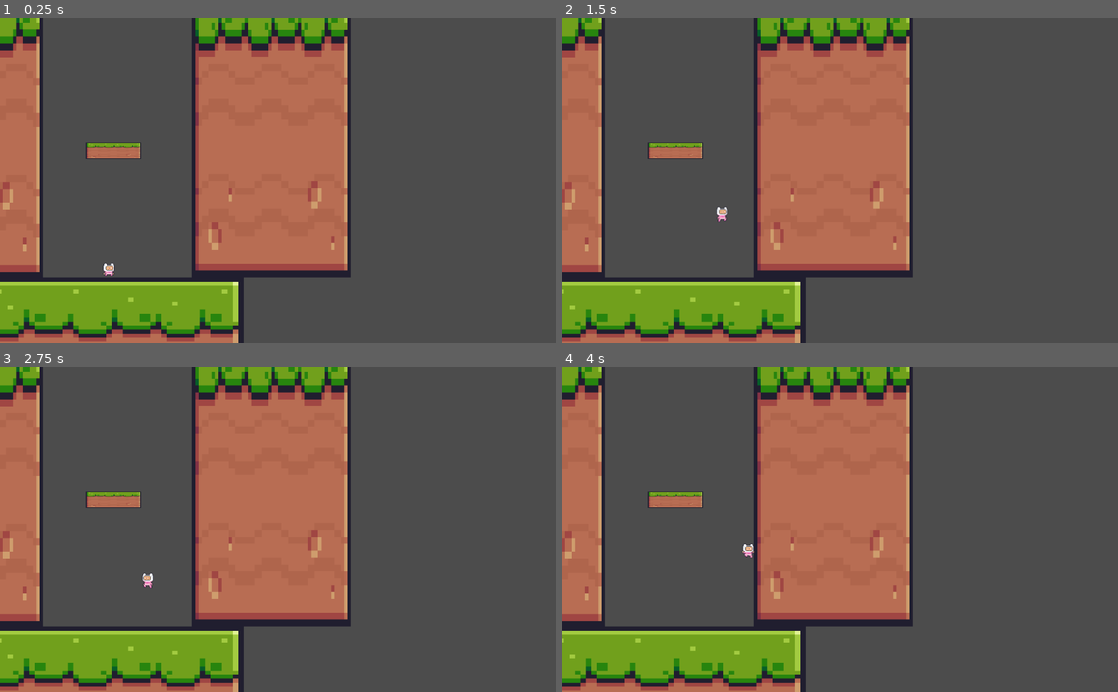
Above: before the commit, frames 1-4 (two rows, left to right).
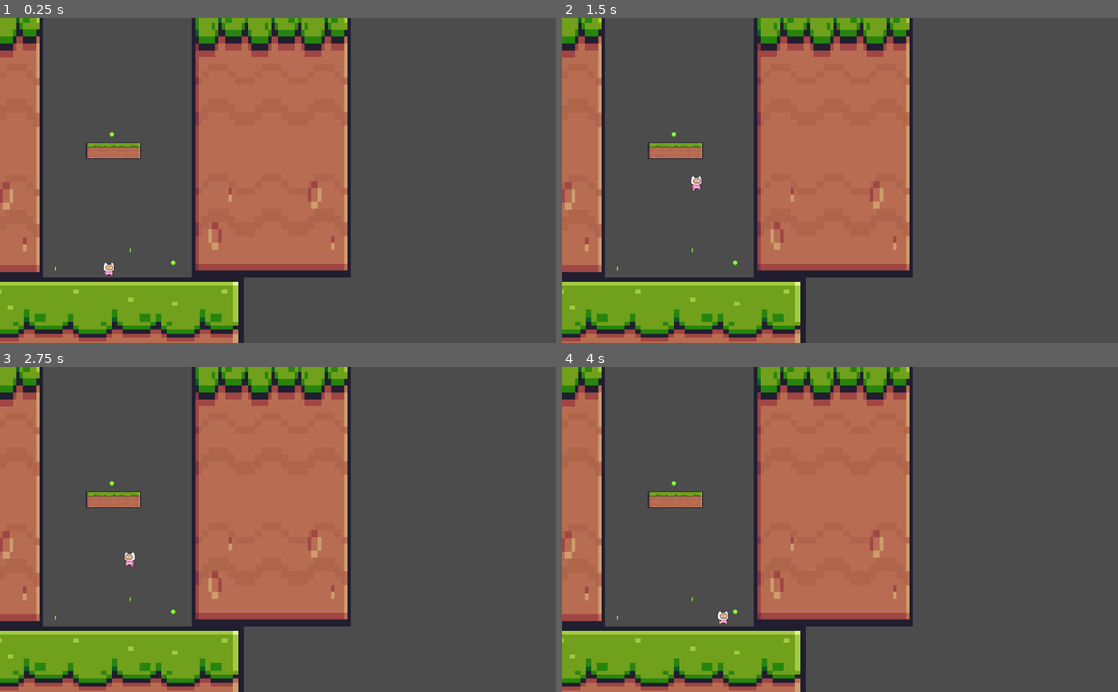
Above: after the commit, the same moments.

Repository: BenStynes/FYP-Defered-edition
Game: Godot game, scene res://Node2D.tscn
Two runs of this game, one before a commit and one after it. Both use one fixed random seed, a clock stepped at 60 frames per second and the inputs below.
Inputs:
- Up to frame 1 (0.25 s): no input
- Up to frame 2 (1.5 s): hold D (right) from 0.53 s (still down); tap Space (jump) at 0.6, 0.77, 1.07, 1.35 s
- Up to frame 3 (2.75 s): tap Space (jump) at 1.52, 1.82, 2.1 s; release D (right) at 2.03 s; hold A (left) from 2.03 s (still down)
- Up to frame 4 (4 s): release A (left) at 2.78 s; hold D (right) from 2.78 s (still down); tap Space (jump) at 2.85, 3.02, 3.32, 3.6, 3.77 s

The runs differ from the first frame. In frame 1, less than 0.1% of the frame differs, in the area x 9-32%, y 35-79%; in frame 2, 0.2%; in frame 3, 0.2%, in the area x 9-32%, y 35-78%; in frame 4, 0.2%.
Error after the commit: Parse Error: Variable "Animation" shadows a native class. (res://Collectable.gd:3)

Commit message:
Worked on level up implemented it based of collectibles,  majority of mechanics completed

Diff:
--- /dev/null
+++ b/Collectable.gd
@@ -0,0 +1,26 @@
+extends Area2D
+
+onready var Animation = $Coin/AnimationPlayer
+
+# Declare member variables here. Examples:
+# var a = 2
+# var b = "text"
+
+
+# Called when the node enters the scene tree for the first time.
+func _ready():
+	pass # Replace with function body.
+
+
+# Called every frame. 'delta' is the elapsed time since the previous frame.
+func _process(delta):
+	Animation.play("Move")
+
+
+
+
+
+func _on_Collectable_body_entered(body):
+	queue_free() # Replace with function body.
+	if(body.has_method("levelUp")):
+		body.Collect()
--- /dev/null
+++ b/Collectable.tscn
@@ -0,0 +1,26 @@
+[gd_scene load_steps=5 format=2]
+
+[ext_resource path="res://Other/Dust Particle.png" type="Texture" id=1]
+[ext_resource path="res://Collectable.gd" type="Script" id=2]
+[ext_resource path="res://Move.tres" type="Animation" id=3]
+
+[sub_resource type="CircleShape2D" id=1]
+radius = 5.00853
+
+[node name="Collectable" type="Area2D"]
+position = Vector2( 0, 4.29212 )
+scale = Vector2( 0.990613, 1 )
+script = ExtResource( 2 )
+
+[node name="Coin" type="Sprite" parent="."]
+modulate = Color( 0.541176, 0.996078, 0.215686, 1 )
+texture = ExtResource( 1 )
+
+[node name="AnimationPlayer" type="AnimationPlayer" parent="Coin"]
+root_node = NodePath("../..")
+anims/Move = ExtResource( 3 )
+
+[node name="CollisionShape2D" type="CollisionShape2D" parent="."]
+shape = SubResource( 1 )
+
+[connection signal="body_entered" from="." to="." method="_on_Collectable_body_entered"]
--- /dev/null
+++ b/LevelUp.gd
@@ -0,0 +1,61 @@
+extends Popup
+
+onready var help =  $AnimationPlayer
+signal level(attribute)
+# Declare member variables here. Examples:
+# var a = 2
+# var b = "text"
+
+
+# Called when the node enters the scene tree for the first time.
+func _ready():
+	pass # Replace with function body.
+
+
+# Called every frame. 'delta' is the elapsed time since the previous frame.
+func _process(delta):
+	help.play("text")
+
+func _on_Label_button_up():
+	pass
+
+func _on_Label2_button_up():
+	pass
+
+func _on_Label3_button_up():
+	pass
+
+func _on_Label4_button_up():
+
+	pass
+
+func _on_Label5_button_up():
+	pass
+
+func _on_PopupPanel_about_to_show():
+	 get_tree().paused = true  # Replace with function body.
+
+
+func _on_Label4_pressed():
+	emit_signal("level",4) # Replace with function body.
+	get_tree().paused = false # Replace with function body. # Replace with function body.
+
+
+func _on_Label5_pressed():
+	emit_signal("level",5) # Replace with function body.
+	get_tree().paused = false
+
+
+func _on_Label2_pressed():
+	emit_signal("level",2) # Replace with function body.
+	get_tree().paused = false # Replace with function body.
+
+
+func _on_Label3_pressed():
+	emit_signal("level",3) # Replace with function body.
+	get_tree().paused = false
+
+
+func _on_Label_pressed():
+	emit_signal("level",1)#Replace with function body.
+	get_tree().paused = false
--- /dev/null
+++ b/LevelUp.tscn
@@ -0,0 +1,226 @@
+[gd_scene load_steps=18 format=2]
+
+[ext_resource path="res://levelup1.png" type="Texture" id=1]
+[ext_resource path="res://LevelUp.gd" type="Script" id=2]
+[ext_resource path="res://text.tres" type="Animation" id=3]
+
+[sub_resource type="StyleBoxTexture" id=19]
+
+[sub_resource type="Theme" id=18]
+TabContainer/colors/font_color_bg = Color( 0.69, 0.69, 0.69, 1 )
+TabContainer/colors/font_color_disabled = Color( 0.9, 0.9, 0.9, 0.2 )
+TabContainer/colors/font_color_fg = Color( 0.94, 0.94, 0.94, 1 )
+TabContainer/constants/hseparation = 4
+TabContainer/constants/label_valign_bg = 2
+TabContainer/constants/label_valign_fg = 0
+TabContainer/constants/side_margin = 8
+TabContainer/constants/top_margin = 24
+TabContainer/fonts/font = null
+TabContainer/icons/decrement = null
+TabContainer/icons/decrement_highlight = null
+TabContainer/icons/increment = null
+TabContainer/icons/increment_highlight = null
+TabContainer/icons/menu = null
+TabContainer/icons/menu_highlight = null
+TabContainer/styles/panel = SubResource( 19 )
+TabContainer/styles/tab_bg = null
+TabContainer/styles/tab_disabled = null
+TabContainer/styles/tab_fg = null
+
+[sub_resource type="StyleBoxTexture" id=20]
+texture = ExtResource( 1 )
+region_rect = Rect2( 0, 0, 1000, 1000 )
+modulate_color = Color( 1, 0.54902, 0.54902, 1 )
+
+[sub_resource type="Animation" id=22]
+length = 0.001
+tracks/0/type = "value"
+tracks/0/path = NodePath("Panel/GridContainer/Label:text")
+tracks/0/interp = 1
+tracks/0/loop_wrap = true
+tracks/0/imported = false
+tracks/0/enabled = true
+tracks/0/keys = {
+"times": PoolRealArray( 0 ),
+"transitions": PoolRealArray( 1 ),
+"update": 0,
+"values": [ "Str" ]
+}
+
+[sub_resource type="Theme" id=1]
+
+[sub_resource type="DynamicFontData" id=15]
+antialiased = false
+font_path = "res://Fonts/DigitalArcade.ttf"
+
+[sub_resource type="DynamicFont" id=16]
+size = 40
+font_data = SubResource( 15 )
+
+[sub_resource type="StyleBoxFlat" id=24]
+bg_color = Color( 1, 1, 1, 0.364706 )
+
+[sub_resource type="StyleBoxFlat" id=23]
+bg_color = Color( 0.180392, 0.0313726, 0.0313726, 0.537255 )
+
+[sub_resource type="StyleBoxTexture" id=17]
+
+[sub_resource type="DynamicFontData" id=5]
+antialiased = false
+font_path = "res://Fonts/DigitalArcade.ttf"
+
+[sub_resource type="DynamicFont" id=6]
+size = 27
+outline_size = 1
+outline_color = Color( 0, 0, 0, 1 )
+extra_spacing_top = -5
+extra_spacing_bottom = 2
+extra_spacing_char = 2
+extra_spacing_space = 1
+font_data = SubResource( 5 )
+
+[sub_resource type="StyleBoxEmpty" id=9]
+
+[sub_resource type="Theme" id=2]
+Button/colors/font_color = Color( 0.88, 0.88, 0.88, 1 )
+Button/colors/font_color_disabled = Color( 0.9, 0.9, 0.9, 0.2 )
+Button/colors/font_color_focus = Color( 0.94, 0.94, 0.94, 1 )
+Button/colors/font_color_hover = Color( 0.94, 0.94, 0.94, 1 )
+Button/colors/font_color_pressed = Color( 1, 1, 1, 1 )
+Button/constants/hseparation = 2
+Button/fonts/font = SubResource( 16 )
+Button/styles/disabled = null
+Button/styles/focus = SubResource( 24 )
+Button/styles/hover = SubResource( 23 )
+Button/styles/normal = SubResource( 17 )
+Button/styles/pressed = null
+Label/colors/font_color = Color( 0.74902, 0.996078, 0.0588235, 1 )
+Label/colors/font_color_shadow = Color( 0, 0, 0, 0 )
+Label/colors/font_outline_modulate = Color( 0.101961, 0.431373, 1, 1 )
+Label/constants/line_spacing = 3
+Label/constants/shadow_as_outline = 0
+Label/constants/shadow_offset_x = 1
+Label/constants/shadow_offset_y = 1
+Label/fonts/font = SubResource( 6 )
+Label/styles/normal = SubResource( 9 )
+
+[node name="PopupPanel" type="PopupPanel"]
+pause_mode = 2
+self_modulate = Color( 0.700472, 0.736232, 0.263768, 1 )
+margin_left = 3.0
+margin_top = 5.0
+margin_right = 188.0
+margin_bottom = 307.0
+theme = SubResource( 18 )
+custom_styles/panel = SubResource( 20 )
+script = ExtResource( 2 )
+
+[node name="AnimationPlayer" type="AnimationPlayer" parent="."]
+anims/RESET = SubResource( 22 )
+anims/text = ExtResource( 3 )
+
+[node name="Panel" type="Panel" parent="."]
+self_modulate = Color( 0, 0, 0, 0.458824 )
+margin_left = -1.0
+margin_right = 189.0
+margin_bottom = 308.0
+
+[node name="GridContainer" type="GridContainer" parent="Panel"]
+margin_left = 13.0
+margin_top = 31.0
+margin_right = 173.0
+margin_bottom = 271.0
+theme = SubResource( 1 )
+custom_constants/vseparation = 10
+custom_constants/hseparation = 100
+
+[node name="Label" type="Button" parent="Panel/GridContainer"]
+modulate = Color( 0.352941, 0.560784, 0, 1 )
+margin_right = 168.0
+margin_bottom = 40.0
+theme = SubResource( 2 )
+text = "Str"
+
+[node name="Label" type="Label" parent="Panel/GridContainer/Label"]
+margin_left = 19.0
+margin_top = 10.0
+margin_right = 139.0
+margin_bottom = 35.0
+text = "strength"
+percent_visible = 0.730413
+
+[node name="Label2" type="Button" parent="Panel/GridContainer"]
+modulate = Color( 0.352941, 0.560784, 0, 1 )
+margin_top = 50.0
+margin_right = 168.0
+margin_bottom = 90.0
+theme = SubResource( 2 )
+text = "                            "
+
+[node name="Label" type="Label" parent="Panel/GridContainer/Label2"]
+margin_left = 45.0
+margin_top = 11.0
+margin_right = 165.0
+margin_bottom = 36.0
+text = "Speed"
+percent_visible = 0.730413
+
+[node name="Label3" type="Button" parent="Panel/GridContainer"]
+modulate = Color( 0.352941, 0.560784, 0, 1 )
+margin_top = 100.0
+margin_right = 168.0
+margin_bottom = 140.0
+theme = SubResource( 2 )
+text = "                            "
+
+[node name="Label" type="Label" parent="Panel/GridContainer/Label3"]
+margin_left = 25.0
+margin_top = 9.0
+margin_right = 145.0
+margin_bottom = 34.0
+text = "Dexterity"
+percent_visible = 0.730413
+
+[node name="Label4" type="Button" parent="Panel/GridContainer"]
+modulate = Color( 0.352941, 0.560784, 0, 1 )
+margin_top = 150.0
+margin_right = 168.0
+margin_bottom = 190.0
+theme = SubResource( 2 )
+text = "                            "
+
+[node name="Label" type="Label" parent="Panel/GridContainer/Label4"]
+margin_left = 47.0
+margin_top = 10.0
+margin_right = 167.0
+margin_bottom = 35.0
+text = "Skill"
+percent_visible = 0.730413
+
+[node name="Label5" type="Button" parent="Panel/GridContainer"]
+modulate = Color( 0.352941, 0.560784, 0, 1 )
+margin_top = 200.0
+margin_right = 168.0
+margin_bottom = 240.0
+theme = SubResource( 2 )
+text = "                            "
+
+[node name="Label" type="Label" parent="Panel/GridContainer/Label5"]
+margin_left = 45.0
+margin_top = 9.0
+margin_right = 165.0
+margin_bottom = 34.0
+text = "Body"
+percent_visible = 0.730413
+
+[connection signal="about_to_show" from="." to="." method="_on_PopupPanel_about_to_show"]
+[connection signal="button_up" from="Panel/GridContainer/Label" to="." method="_on_Label_button_up"]
+[connection signal="pressed" from="Panel/GridContainer/Label" to="." method="_on_Label_pressed"]
+[connection signal="button_up" from="Panel/GridContainer/Label2" to="." method="_on_Label2_button_up"]
+[connection signal="pressed" from="Panel/GridContainer/Label2" to="." method="_on_Label2_pressed"]
+[connection signal="button_up" from="Panel/GridContainer/Label3" to="." method="_on_Label3_button_up"]
+[connection signal="pressed" from="Panel/GridContainer/Label3" to="." method="_on_Label3_pressed"]
+[connection signal="button_up" from="Panel/GridContainer/Label4" to="." method="_on_Label4_button_up"]
+[connection signal="pressed" from="Panel/GridContainer/Label4" to="." method="_on_Label4_pressed"]
+[connection signal="button_up" from="Panel/GridContainer/Label5" to="." method="_on_Label5_button_up"]
+[connection signal="pressed" from="Panel/GridContainer/Label5" to="." method="_on_Label5_pressed"]
--- /dev/null
+++ b/Move.tres
@@ -0,0 +1,43 @@
+[gd_resource type="Animation" format=2]
+
+[resource]
+resource_name = "Move"
+length = 2.0
+loop = true
+step = 5.0
+tracks/0/type = "value"
+tracks/0/path = NodePath(".:scale")
+tracks/0/interp = 1
+tracks/0/loop_wrap = true
+tracks/0/imported = false
+tracks/0/enabled = true
+tracks/0/keys = {
+"times": PoolRealArray( 0, 0.002, 1, 2 ),
+"transitions": PoolRealArray( 1, 1, 1, 1 ),
+"update": 0,
+"values": [ Vector2( 1, 1 ), Vector2( 1, 1 ), Vector2( -1, 1 ), Vector2( 1, 1 ) ]
+}
+tracks/1/type = "value"
+tracks/1/path = NodePath(".:position")
+tracks/1/interp = 1
+tracks/1/loop_wrap = true
+tracks/1/imported = false
+tracks/1/enabled = false
+tracks/1/keys = {
+"times": PoolRealArray( 0, 0.5, 1 ),
+"transitions": PoolRealArray( 1, 1, 1 ),
+"update": 0,
+"values": [ Vector2( 0, 0 ), Vector2( 0, 5 ), Vector2( 0, 0 ) ]
+}
+tracks/2/type = "value"
+tracks/2/path = NodePath(".:rotation_degrees")
+tracks/2/interp = 1
+tracks/2/loop_wrap = true
+tracks/2/imported = false
+tracks/2/enabled = false
+tracks/2/keys = {
+"times": PoolRealArray( 0, 0.001, 0.003, 0.5, 1 ),
+"transitions": PoolRealArray( 1, 1, 1, 1, 1 ),
+"update": 0,
+"values": [ 0.0, 0.0, 0.0, 90.0, 0.0 ]
+}
--- a/Node2D.tscn
+++ b/Node2D.tscn
@@ -1,5 +1,6 @@
-[gd_scene load_steps=3 format=2]
+[gd_scene load_steps=4 format=2]
 
+[ext_resource path="res://Collectable.tscn" type="PackedScene" id=1]
 [ext_resource path="res://Player.tscn" type="PackedScene" id=2]
 [ext_resource path="res://Platform.tscn" type="PackedScene" id=3]
 
@@ -23,3 +24,23 @@
 
 [node name="Player" parent="." instance=ExtResource( 2 )]
 position = Vector2( 200, 455 )
+
+[node name="ssSprite" parent="Player" index="0"]
+frame = 0
+
+[node name="Collectable" parent="." instance=ExtResource( 1 )]
+position = Vector2( 206, 215 )
+
+[node name="Collectable2" parent="." instance=ExtResource( 1 )]
+position = Vector2( 102, 463 )
+scale = Vector2( 0.257609, 1 )
+
+[node name="Collectable3" parent="." instance=ExtResource( 1 )]
+position = Vector2( 319, 452 )
+
+[node name="Collectable4" parent="." instance=ExtResource( 1 )]
+position = Vector2( 240, 429 )
+scale = Vector2( 0.257609, 1 )
+
+[editable path="Player"]
+[editable path="Player/Panel"]
--- a/Platform.tscn
+++ b/Platform.tscn
@@ -11,4 +11,11 @@
 mode = 1
 
 [node name="CollisionPolygon2D" type="CollisionPolygon2D" parent="RigidBody2D"]
-polygon = PoolVector2Array( -24, -24, 24, -24, 24, 24, -24, 24 )
+position = Vector2( -5.16574e-07, 0 )
+scale = Vector2( 1.04167, 1 )
+polygon = PoolVector2Array( -23.04, -24, 23.04, -24, 23.04, 24, -23.04, 24 )
+
+[node name="CollisionPolygon2D2" type="CollisionPolygon2D" parent="RigidBody2D"]
+position = Vector2( -5.16574e-07, 0 )
+scale = Vector2( 1.04167, 1 )
+polygon = PoolVector2Array( -23.04, -24, 23.04, -24, 23.04, 24, -23.04, 24 )
--- a/Player.gd
+++ b/Player.gd
@@ -1,21 +1,23 @@
 extends KinematicBody2D
 
 onready var animation = $ssSprite
+onready var Collection =$Collect
+onready var Leveling = $Panel
 var velocity = Vector2(0,0)
 var moving = false
-onready var wall = $WallJump
-var Strength = 1
-var Speed  = 2
+
+var Strength = 3
+var Speed  = 1
 var Dexterity =1
 var Skill  = 1
 var Body = 1
 var falling = false
 var onWall = false
 var axisX
-
+var experience = 0
+var XPLimiit = 1
 var moveSpeed = 50 * Speed-0.75
 var jumpCount =  1
-
 
 
 var JumpHeight : float = 50 + Strength * 20
@@ -74,9 +76,17 @@
 		animation.animation = "Fall"
 
 
+	if experience == XPLimiit:
+		Leveling. popup_centered()
 
 
+
+func Collect():
+	experience+=1
+
 func levelUp(var x):
+
+
 	match x:
 		1:
 			 Strength += 1
@@ -88,7 +98,15 @@
 			Skill += 1
 		5:
 			Body +=1
-
+	experience = 1
+	XPLimiit+= 1
+	moveSpeed = 50 * Speed-0.75
+	JumpHeight  = 50 + Strength * 20
+	PeakTime = 0.5 - Skill/10
+	jump_velocity = (2.0* JumpHeight) / PeakTime * -1.0
+	jump_gravity = (-2.0 * JumpHeight) / (PeakTime * PeakTime) *  -1.0
+	fall_gravity =   (-2.0 * JumpHeight) / (FallTime * FallTime) * -1.0
+	Leveling.hide()
 func get_gravity():
 
 
@@ -102,11 +120,17 @@
 	if  is_on_wall():
 		if animation.flip_h == true:
 			velocity.x = moveSpeed * 3
+			velocity.y = jump_velocity
 		elif animation.flip_h == false:
 			velocity.x = -moveSpeed * 3
 			print("wall jump")
-			velocity.y = jump_velocity  * 0.5
+			velocity.y = jump_velocity
 	else:
 		velocity.y = jump_velocity
 	if(jumpCount > 0):
 		jumpCount -= 1
+
+
+
+func _on_Panel_level(attribute):
+	levelUp(attribute) # Replace with function body.
--- a/Player.tscn
+++ b/Player.tscn
@@ -1,14 +1,15 @@
-[gd_scene load_steps=33 format=2]
+[gd_scene load_steps=35 format=2]
 
 [ext_resource path="res://Main Characters/Pink Man/Run (32x32).png" type="Texture" id=1]
 [ext_resource path="res://Main Characters/Pink Man/Fall (32x32).png" type="Texture" id=2]
 [ext_resource path="res://Main Characters/Pink Man/Idle (32x32).png" type="Texture" id=3]
 [ext_resource path="res://Main Characters/Pink Man/Jump (32x32).png" type="Texture" id=4]
 [ext_resource path="res://Player.gd" type="Script" id=5]
+[ext_resource path="res://LevelUp.tscn" type="PackedScene" id=6]
 
-[sub_resource type="AtlasTexture" id=14]
+[sub_resource type="AtlasTexture" id=13]
 flags = 4
-atlas = ExtResource( 4 )
+atlas = ExtResource( 2 )
 region = Rect2( 0, 0, 32, 32 )
 
 [sub_resource type="AtlasTexture" id=15]
@@ -71,6 +72,11 @@
 atlas = ExtResource( 1 )
 region = Rect2( 352, 0, 32, 32 )
 
+[sub_resource type="AtlasTexture" id=14]
+flags = 4
+atlas = ExtResource( 4 )
+region = Rect2( 0, 0, 32, 32 )
+
 [sub_resource type="AtlasTexture" id=1]
 flags = 4
 atlas = ExtResource( 3 )
@@ -126,39 +132,38 @@
 atlas = ExtResource( 3 )
 region = Rect2( 320, 0, 32, 32 )
 
-[sub_resource type="AtlasTexture" id=13]
-flags = 4
-atlas = ExtResource( 2 )
-region = Rect2( 0, 0, 32, 32 )
-
 [sub_resource type="SpriteFrames" id=12]
 animations = [ {
-"frames": [ SubResource( 14 ) ],
+"frames": [ SubResource( 13 ) ],
 "loop": true,
-"name": "Jump",
-"speed": 20.0
+"name": "Fall",
+"speed": 5.0
 }, {
 "frames": [ SubResource( 15 ), SubResource( 16 ), SubResource( 17 ), SubResource( 18 ), SubResource( 19 ), SubResource( 20 ), SubResource( 21 ), SubResource( 22 ), SubResource( 23 ), SubResource( 24 ), SubResource( 25 ), SubResource( 26 ) ],
 "loop": true,
 "name": "Running",
 "speed": 20.0
 }, {
+"frames": [ SubResource( 14 ) ],
+"loop": true,
+"name": "Jump",
+"speed": 20.0
+}, {
 "frames": [ SubResource( 1 ), SubResource( 2 ), SubResource( 3 ), SubResource( 4 ), SubResource( 5 ), SubResource( 6 ), SubResource( 7 ), SubResource( 8 ), SubResource( 9 ), SubResource( 10 ), SubResource( 11 ) ],
 "loop": true,
 "name": "Idle",
 "speed": 20.0
-}, {
-"frames": [ SubResource( 13 ) ],
-"loop": true,
-"name": "Fall",
-"speed": 5.0
 } ]
 
 [sub_resource type="CapsuleShape2D" id=27]
 radius = 11.0
 height = 10.0
 
+[sub_resource type="CapsuleShape2D" id=28]
+height = 12.0
+
 [node name="Player" type="KinematicBody2D"]
+position = Vector2( -25, -8 )
 script = ExtResource( 5 )
 __meta__ = {
 "_edit_group_": true
@@ -167,23 +172,28 @@
 [node name="ssSprite" type="AnimatedSprite" parent="."]
 frames = SubResource( 12 )
 animation = "Idle"
-frame = 8
+frame = 1
 playing = true
 
 [node name="CollisionShape2D" type="CollisionShape2D" parent="."]
 position = Vector2( 0, 2 )
 shape = SubResource( 27 )
 
-[node name="WallJump" type="Area2D" parent="."]
+[node name="Collect" type="Area2D" parent="."]
 collision_layer = 2
 collision_mask = 2
 
-[node name="WallJumpL" type="CollisionPolygon2D" parent="WallJump"]
-position = Vector2( -19, 2 )
-build_mode = 1
-polygon = PoolVector2Array( -8, -8, 8, -8, 8, 8, -8, 8 )
+[node name="CollisionShape2D" type="CollisionShape2D" parent="Collect"]
+position = Vector2( 0, 2 )
+shape = SubResource( 28 )
 
-[node name="WallJumpR" type="CollisionPolygon2D" parent="WallJump"]
-position = Vector2( 20, 2 )
-build_mode = 1
-polygon = PoolVector2Array( -8, -8, 8, -8, 8, 8, -8, 8 )
+[node name="Panel" parent="." instance=ExtResource( 6 )]
+
+[node name="Panel" parent="Panel" index="1"]
+margin_left = 0.0
+margin_right = 185.0
+margin_bottom = 302.0
+
+[connection signal="level" from="Panel" to="." method="_on_Panel_level"]
+
+[editable path="Panel"]
--- /dev/null
+++ b/new_styleboxflat.tres
@@ -0,0 +1,5 @@
+[gd_resource type="StyleBoxFlat" format=2]
+
+[resource]
+draw_center = false
+border_blend = true
--- /dev/null
+++ b/new_theme.tres
@@ -0,0 +1,16 @@
+[gd_resource type="Theme" format=2]
+
+[resource]
+Button/colors/font_color = Color( 0.88, 0.88, 0.88, 1 )
+Button/colors/font_color_disabled = Color( 0.9, 0.9, 0.9, 0.2 )
+Button/colors/font_color_focus = Color( 0.94, 0.94, 0.94, 1 )
+Button/colors/font_color_hover = Color( 0.94, 0.94, 0.94, 1 )
+Button/colors/font_color_pressed = Color( 1, 1, 1, 1 )
+Button/constants/hseparation = 2
+Button/fonts/font = null
+Button/styles/disabled = null
+Button/styles/focus = null
+Button/styles/hover = null
+Button/styles/normal = null
+Button/styles/pressed = null
+VBoxContainer/constants/separation = 4
--- /dev/null
+++ b/text.tres
@@ -0,0 +1,113 @@
+[gd_resource type="Animation" load_steps=3 format=2]
+
+[sub_resource type="StyleBoxTexture" id=19]
+
+[sub_resource type="Theme" id=18]
+TabContainer/colors/font_color_bg = Color( 0.69, 0.69, 0.69, 1 )
+TabContainer/colors/font_color_disabled = Color( 0.9, 0.9, 0.9, 0.2 )
+TabContainer/colors/font_color_fg = Color( 0.94, 0.94, 0.94, 1 )
+TabContainer/constants/hseparation = 4
+TabContainer/constants/label_valign_bg = 2
+TabContainer/constants/label_valign_fg = 0
+TabContainer/constants/side_margin = 8
+TabContainer/constants/top_margin = 24
+TabContainer/fonts/font = null
+TabContainer/icons/decrement = null
+TabContainer/icons/decrement_highlight = null
+TabContainer/icons/increment = null
+TabContainer/icons/increment_highlight = null
+TabContainer/icons/menu = null
+TabContainer/icons/menu_highlight = null
+TabContainer/styles/panel = SubResource( 19 )
+TabContainer/styles/tab_bg = null
+TabContainer/styles/tab_disabled = null
+TabContainer/styles/tab_fg = null
+
+[resource]
+resource_name = "text"
+length = 3.0
+loop = true
+tracks/0/type = "value"
+tracks/0/path = NodePath(".:self_modulate")
+tracks/0/interp = 1
+tracks/0/loop_wrap = true
+tracks/0/imported = false
+tracks/0/enabled = true
+tracks/0/keys = {
+"times": PoolRealArray( 0.1, 1.1, 2, 3 ),
+"transitions": PoolRealArray( 2.63902, 2.14355, 0.554785, 1 ),
+"update": 0,
+"values": [ Color( 0.964706, 0.964706, 0.964706, 1 ), Color( 1, 0, 0, 1 ), Color( 0.14902, 0, 1, 1 ), Color( 0.898039, 1, 0, 1 ) ]
+}
+tracks/1/type = "value"
+tracks/1/path = NodePath(".:theme")
+tracks/1/interp = 1
+tracks/1/loop_wrap = true
+tracks/1/imported = false
+tracks/1/enabled = false
+tracks/1/keys = {
+"times": PoolRealArray( 0.1 ),
+"transitions": PoolRealArray( 1 ),
+"update": 1,
+"values": [ SubResource( 18 ) ]
+}
+tracks/2/type = "value"
+tracks/2/path = NodePath("Panel/GridContainer/Label/Label:percent_visible")
+tracks/2/interp = 1
+tracks/2/loop_wrap = true
+tracks/2/imported = false
+tracks/2/enabled = true
+tracks/2/keys = {
+"times": PoolRealArray( 0.1, 1.5, 2.9 ),
+"transitions": PoolRealArray( 1, 1, 1 ),
+"update": 0,
+"values": [ 1.0, 0.0, 1.0 ]
+}
+tracks/3/type = "value"
+tracks/3/path = NodePath("Panel/GridContainer/Label2/Label:percent_visible")
+tracks/3/interp = 1
+tracks/3/loop_wrap = true
+tracks/3/imported = false
+tracks/3/enabled = true
+tracks/3/keys = {
+"times": PoolRealArray( 0.1, 1.5, 2.9 ),
+"transitions": PoolRealArray( 1, 1, 1 ),
+"update": 0,
+"values": [ 1.0, 0.0, 1.0 ]
+}
+tracks/4/type = "value"
+tracks/4/path = NodePath("Panel/GridContainer/Label3/Label:percent_visible")
+tracks/4/interp = 1
+tracks/4/loop_wrap = true
+tracks/4/imported = false
+tracks/4/enabled = true
+tracks/4/keys = {
+"times": PoolRealArray( 0.1, 1.5, 2.9 ),
+"transitions": PoolRealArray( 1, 1, 1 ),
+"update": 0,
+"values": [ 1.0, 0.0, 1.0 ]
+}
+tracks/5/type = "value"
+tracks/5/path = NodePath("Panel/GridContainer/Label4/Label:percent_visible")
+tracks/5/interp = 1
+tracks/5/loop_wrap = true
+tracks/5/imported = false
+tracks/5/enabled = true
+tracks/5/keys = {
+"times": PoolRealArray( 0.1, 1.5, 2.9 ),
+"transitions": PoolRealArray( 1, 1, 1 ),
+"update": 0,
+"values": [ 1.0, 0.0, 1.0 ]
+}
+tracks/6/type = "value"
+tracks/6/path = NodePath("Panel/GridContainer/Label5/Label:percent_visible")
+tracks/6/interp = 1
+tracks/6/loop_wrap = true
+tracks/6/imported = false
+tracks/6/enabled = true
+tracks/6/keys = {
+"times": PoolRealArray( 0.1, 1.5, 2.9 ),
+"transitions": PoolRealArray( 1, 1, 1 ),
+"update": 0,
+"values": [ 1.0, 0.0, 1.0 ]
+}
Binary file added: Fonts/DigitalArcade.ttf
Binary file added: Fonts/Rainbow2000-Regular.ttf
Binary file added: levelup.png
Not shown, added: levelup.png.import
Binary file added: levelup1.png
Not shown, added: levelup1.png.import
